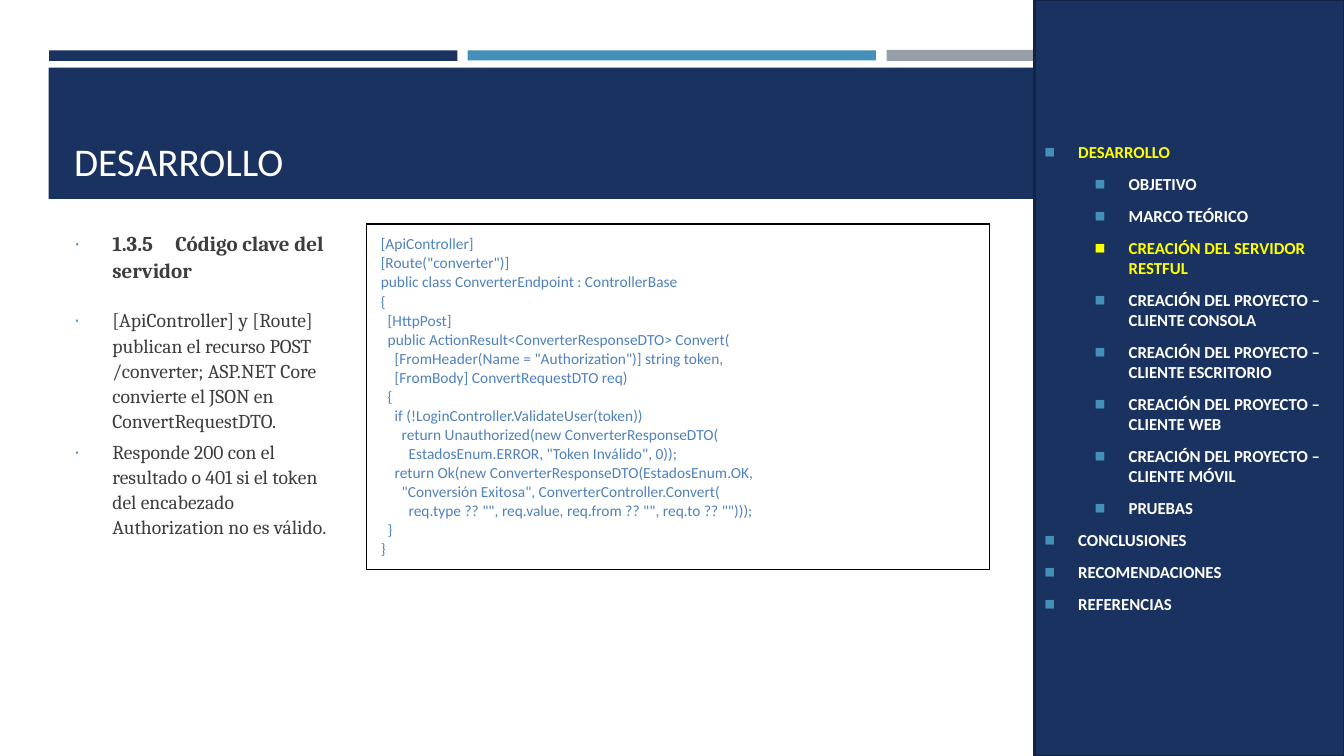
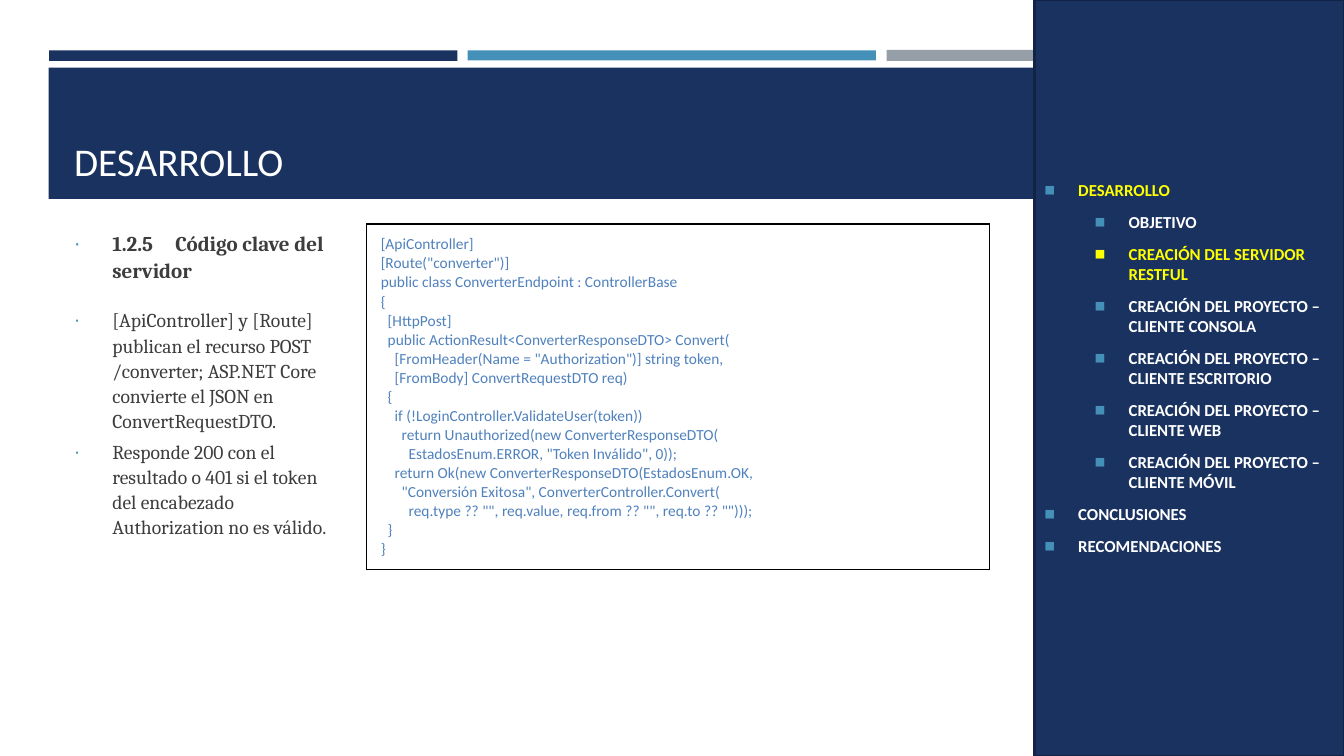
Before and after one commit to IMarcusDev/TI.1.4.-PAO202651_RESTFUL_DOTNET_SINBDD_NRC_36883_GR04, a slide deck: slide 8 of 05. DOCUMENTACION/PRESENTACION TI.1.4. RESTFUL sin BDD en DOTNET GR4.pptx (slide 12 before the commit). Drawn at 1344x756 pixels with LibreOffice and Linux fonts; fonts in the diff are those of the drawing. Boxes give left, top, right and bottom in pixels: in the first picture for what was removed or moved away, otherwise in the second. Text is boxed around its words. In the diff, an @@ line names an element or a change of style, - is before the commit and + after.

```diff
--- a/05. DOCUMENTACION/PRESENTACION TI.1.4. RESTFUL sin BDD en DOTNET GR4.pptx
+++ b/05. DOCUMENTACION/PRESENTACION TI.1.4. RESTFUL sin BDD en DOTNET GR4.pptx
@@ text in rectangle at bbox=[1129, 209, 1249, 222]: paragraph removed @@
-  ◼ MARCO TEÓRICO
@@ text at bbox=[112, 236, 323, 278]: text changed @@
-∙ 1.3.5 Código clave del servidor
+∙ 1.2.5 Código clave del servidor
@@ text in rectangle at bbox=[1129, 503, 1193, 514]: paragraph removed @@
-  ◼ PRUEBAS
@@ text in rectangle at bbox=[1078, 599, 1172, 610]: paragraph removed @@
-◼ REFERENCIAS
```
Also in this commit, not shown: 21 other slides changed, 7 slides removed.
